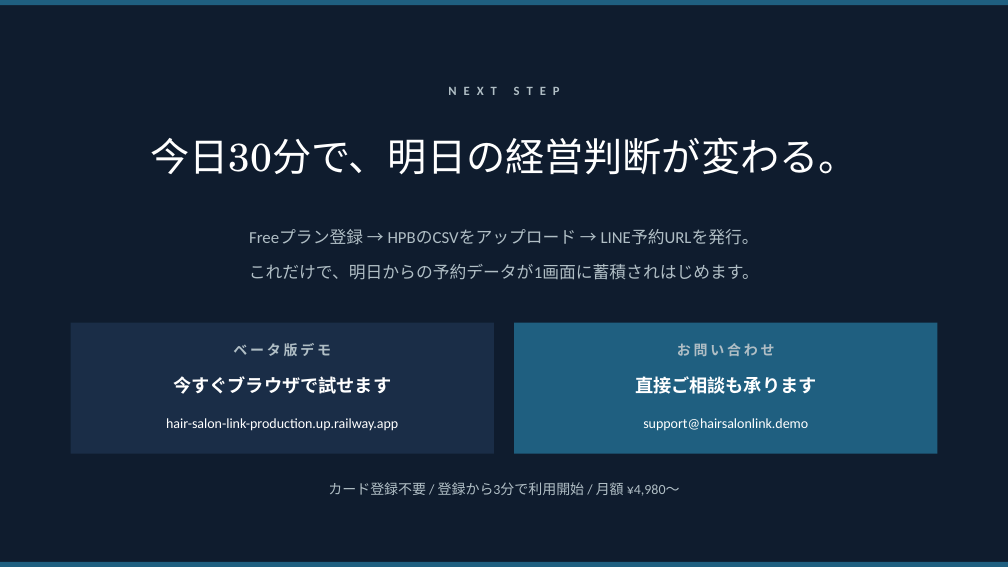
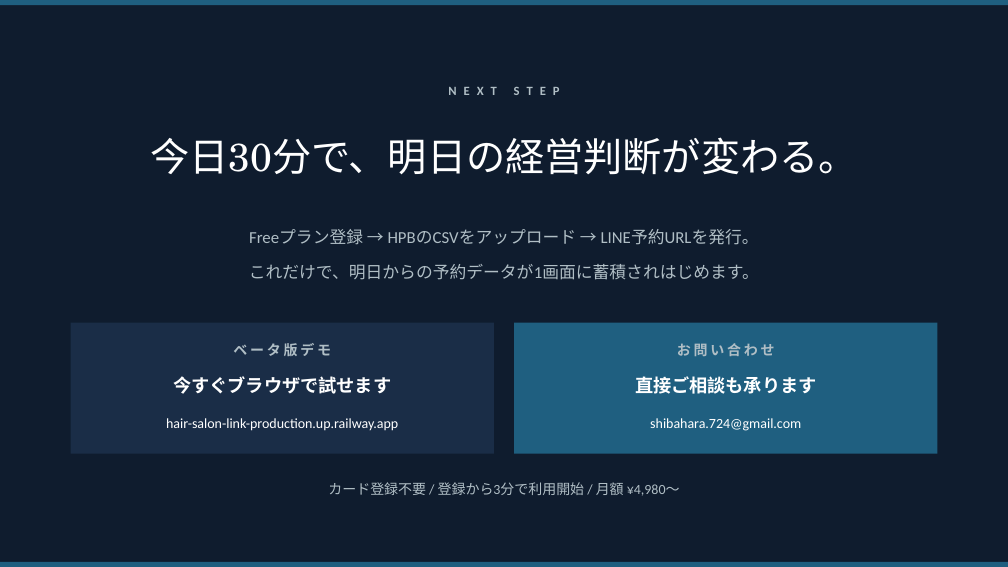
Before and after one commit to tomohbr/hair-salon-link, a slide deck: slide 12 of HairSalonLink_営業資料.pptx. Drawn at 1008x567 pixels with LibreOffice and Linux fonts; fonts in the diff are those of the drawing. Boxes give left, top, right and bottom in pixels: in the first picture for what was removed or moved away, otherwise in the second. Text is boxed around its words. In the diff, an @@ line names an element or a change of style, - is before the commit and + after.

```diff
--- a/HairSalonLink_営業資料.pptx
+++ b/HairSalonLink_営業資料.pptx
@@ text at <box>650,418,801,431</box>: text changed @@
-support@hairsalonlink.demo
+shibahara.724@gmail.com
```
Also in this commit, not shown: 3 other files.
